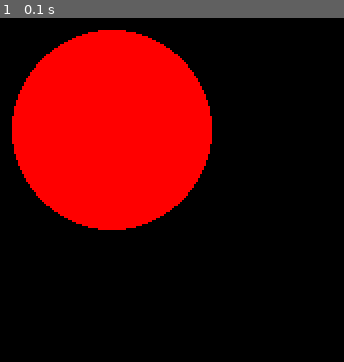
Above: before the commit, frame 1.
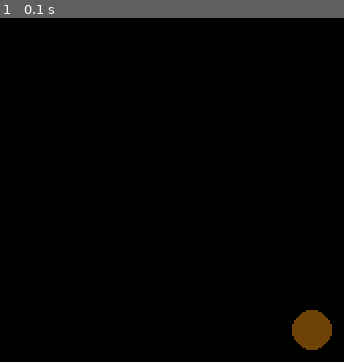
Above: after the commit, the same moment.

Repository: sagieppel/PyGame-Toturial
Game: pygame game, started from 0_DrawCircle.py
The game is run twice, just before and just after one commit, with the same random seed, the same clock (stepped at 60 frames per second) and the same inputs.
Inputs:
- Up to frame 1 (0.1 s): no input

The runs differ from the first frame. In frame 1, 27% of the frame differs, in the area x 3-97%, y 3-97%.

Commit message:
Update 0_DrawCircle.py

Diff:
--- a/0_DrawCircle.py
+++ b/0_DrawCircle.py
@@ -1,13 +1,24 @@
 import pygame
+import random
 
+#-------------------------------------------------------------------------
+def drawcircle():
+    red=random.randint(0,255)
+    green=random.randint(0,255)
+    blue=random.randint(0,255)
+    x=200
+    y=200
+    size=10
+    pygame.draw.circle(screen, [red,green,blue], [x,y], size)
+#--------------------------------------------------------------------------
 pygame.init()
 
-screen=pygame.display.set_mode([500,500])
+screensize=500
 
-pygame.draw.circle(screen, [255,0,0], [100,100], 50)
+screen=pygame.display.set_mode([screensize,screensize])
 
+
+drawcircle()
 pygame.display.update()
 
-pygame.time.delay(10000)
-
-pygame.quit()
+pygame.time.delay(1000000)
